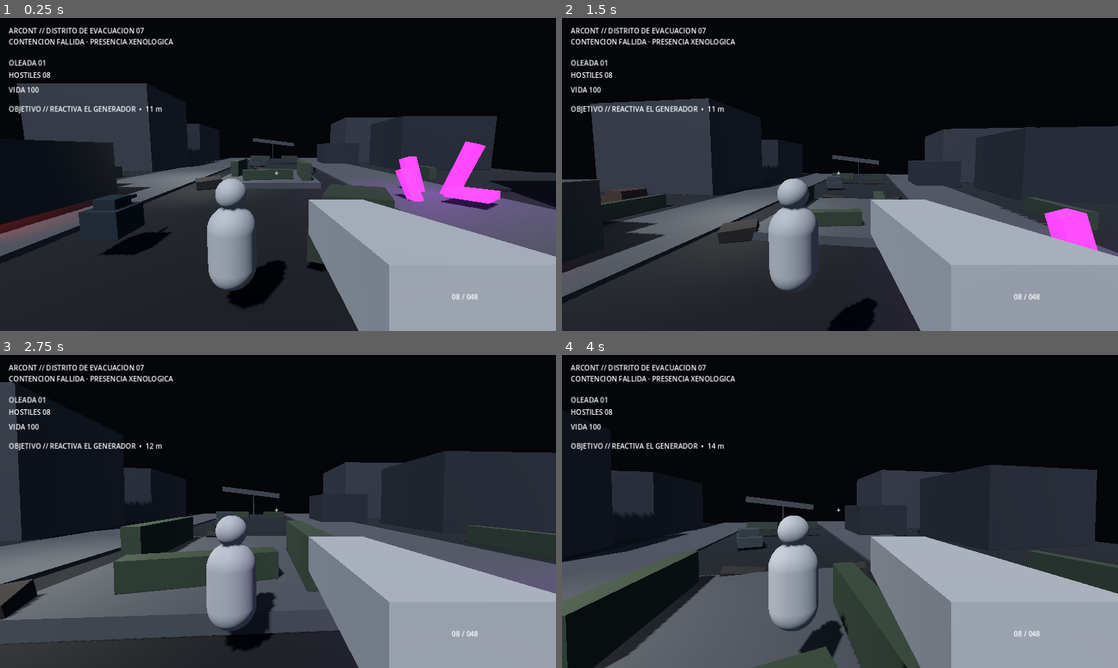
Above: before the commit, frames 1-4 (two rows, left to right).
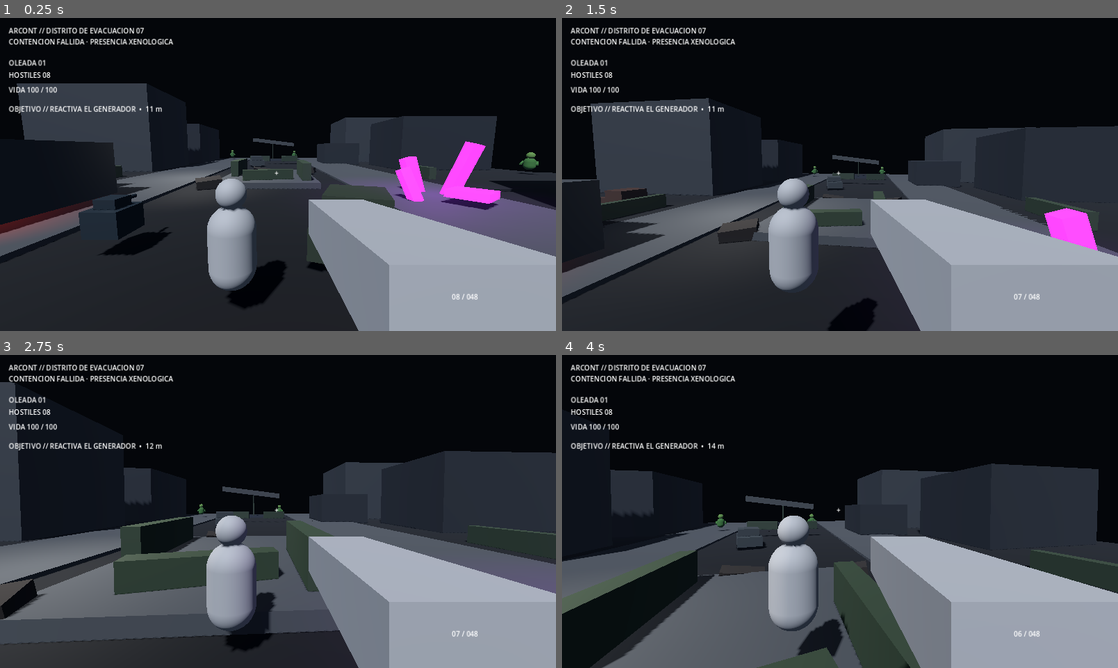
Above: after the commit, the same moments.

Repository: heliossamuelhernandezreyes/Arcont
Game: Godot game, scene res://scenes/main.tscn
Two runs of this game, one before a commit and one after it. Both use one fixed random seed, a clock stepped at 60 frames per second and the inputs below.
Inputs (mouse positions are in pixels of both pictures, inside the frame that each line leads up to):
- Up to frame 1 (0.25 s): no input
- Up to frame 2 (1.5 s): tap Enter at 0.5 s; move the mouse to (867, 174) at 0.52 s; hold Shift (sprint) 0.53-1.28 s; hold W (move_forward) from 0.53 s (still down); click (867, 174) at 0.67 s; tap Space (jump) at 0.77 s; move the mouse to (812, 174) at 1.27 s; tap C at 1.35 s
- Up to frame 3 (2.75 s): keep holding W (move_forward); tap Space (jump) at 1.52 s; move the mouse to (289, 505) at 2.02 s; tap Q at 2.1 s
- Up to frame 4 (4 s): keep holding W (move_forward); move the mouse to (834, 517) at 2.77 s; tap Shift (sprint) at 2.85 s; click (834, 517) at 2.92 s; tap Space (jump) at 3.02, 3.77 s; move the mouse to (878, 514) at 3.52 s; tap C at 3.6 s

The runs differ from the first frame. In frame 1, 0.2% of the frame differs, in the area x 7-97%, y 22-50%; in frame 2, less than 0.1%; in frame 3, less than 0.1%; in frame 4, 1.6%, in the area x 0-100%, y 22-100%.
Error before the commit: Invalid access to property or key 'ammo_changed' on a base object of type 'null instance'. (res://scripts/main.gd:35)

Commit message:
fix: route weapon reference through third-person camera

Diff:
--- a/scripts/main.gd
+++ b/scripts/main.gd
@@ -1,13 +1,11 @@
 extends Node3D
 
 const ENEMY_SCENE := preload("res://scenes/enemy.tscn")
-
 @export var first_wave_size := 8
 @export var wave_growth := 4
 @export var time_between_waves := 2.5
 @export var mobile_enemy_cap := 36
 @export var desktop_enemy_cap := 64
-
 var wave := 0
 var alive := 0
 var waiting_for_next_wave := false
@@ -15,9 +13,8 @@
 var mission_complete := false
 var enemy_pool: Array[Node] = []
 var spawn_points: Array[Node3D] = []
-
 @onready var player: Node3D = $Player
-@onready var weapon: Node = $Player/Head/Camera3D/Weapon
+@onready var weapon: Node = $Player/CameraRig/Camera3D/Weapon
 @onready var budget: Node = $PerformanceBudget
 @onready var feedback: Node = $CombatFeedback
 @onready var mission: Node = $MissionDirector
@@ -27,7 +24,6 @@
 @onready var ammo_label: Label = $HUD/Ammo
 @onready var reload_label: Label = $HUD/Reload
 @onready var info_label: Label = $HUD/Info
-
 func _ready() -> void:
 	player.add_to_group("player")
 	player.health_changed.connect(_on_player_health_changed)
@@ -37,55 +33,40 @@
 	weapon.shot_fired.connect(feedback.on_shot_fired)
 	weapon.impact_feedback.connect(feedback.on_hit_feedback)
 	budget.profile_changed.connect(_on_performance_profile_changed)
-	if mission.has_signal("mission_completed"):
-		mission.mission_completed.connect(_on_mission_completed)
+	if mission.has_signal("mission_completed"): mission.mission_completed.connect(_on_mission_completed)
 	_collect_spawn_points()
 	_on_player_health_changed(player.health, player.max_health)
 	_on_ammo_changed(weapon.ammo_in_mag, weapon.reserve_ammo, weapon.magazine_size)
 	_start_next_wave()
-
 func _collect_spawn_points() -> void:
 	spawn_points.clear()
 	for node in get_tree().get_nodes_in_group("enemy_spawn"):
-		if node is Node3D:
-			spawn_points.append(node as Node3D)
-
-func _enemy_cap() -> int:
-	return mobile_enemy_cap if OS.has_feature("mobile") else desktop_enemy_cap
-
+		if node is Node3D: spawn_points.append(node as Node3D)
+func _enemy_cap() -> int: return mobile_enemy_cap if OS.has_feature("mobile") else desktop_enemy_cap
 func _start_next_wave() -> void:
-	if waiting_for_next_wave or game_over or mission_complete:
-		return
+	if waiting_for_next_wave or game_over or mission_complete: return
 	wave += 1
 	var requested: int = first_wave_size + (wave - 1) * wave_growth
 	var count: int = mini(requested, _enemy_cap())
 	alive = count
-	for i in count:
-		_spawn_enemy(i, count)
+	for i in count: _spawn_enemy(i, count)
 	_update_hud()
-
 func spawn_reinforcements(requested_count: int) -> void:
-	if requested_count <= 0 or game_over or mission_complete:
-		return
+	if requested_count <= 0 or game_over or mission_complete: return
 	var available := maxi(_enemy_cap() - alive, 0)
 	var count := mini(requested_count, available)
-	if count <= 0:
-		return
+	if count <= 0: return
 	var start_index := alive
 	alive += count
-	for i in count:
-		_spawn_enemy(start_index + i, alive)
+	for i in count: _spawn_enemy(start_index + i, alive)
 	_update_hud()
-
 func spawn_brute() -> Node:
-	if game_over or mission_complete or alive >= _enemy_cap():
-		return null
+	if game_over or mission_complete or alive >= _enemy_cap(): return null
 	var brute := ENEMY_SCENE.instantiate()
 	brute.name = "BruteInfected"
 	brute.set("max_health", 420.0)
 	brute.set("move_speed", 3.0)
 	brute.set("contact_damage", 22.0)
-	brute.set("attack_cooldown", 1.15)
 	brute.set("head_health", 125.0)
 	brute.set("arm_health", 90.0)
 	brute.set("leg_health", 110.0)
@@ -93,84 +74,53 @@
 	brute.died.connect(_on_special_enemy_died)
 	$Enemies.add_child(brute)
 	var spawn_position := _spawn_position_for(alive + 3, maxi(alive + 1, 1))
-	if brute.has_method("activate"):
-		brute.activate(spawn_position, player, budget.ai_interval * 1.15, budget.gore_parts)
+	brute.activate(spawn_position, player, budget.ai_interval * 1.15, budget.gore_parts)
 	alive += 1
 	_update_hud()
 	return brute
-
 func _spawn_enemy(index: int, total: int) -> void:
 	var enemy: Node
 	if enemy_pool.is_empty():
 		enemy = ENEMY_SCENE.instantiate()
 		enemy.died.connect(_on_enemy_died)
 		$Enemies.add_child(enemy)
-	else:
-		enemy = enemy_pool.pop_back()
+	else: enemy = enemy_pool.pop_back()
 	var spawn_position := _spawn_position_for(index, total)
-	if enemy.has_method("activate"):
-		enemy.activate(spawn_position, player, budget.ai_interval, budget.gore_parts)
-	else:
-		enemy.position = spawn_position
-
+	if enemy.has_method("activate"): enemy.activate(spawn_position, player, budget.ai_interval, budget.gore_parts)
+	else: enemy.position = spawn_position
 func _spawn_position_for(index: int, total: int) -> Vector3:
 	if not spawn_points.is_empty():
 		var stride := maxi(1, spawn_points.size() / maxi(mini(total, spawn_points.size()), 1))
 		var point_index := (index * stride + wave) % spawn_points.size()
-		var point := spawn_points[point_index]
-		return point.global_position + Vector3(randf_range(-1.1, 1.1), 0.0, randf_range(-1.1, 1.1))
-	var safe_total := maxf(float(total), 1.0)
+		return spawn_points[point_index].global_position + Vector3(randf_range(-1.1,1.1),0,randf_range(-1.1,1.1))
+	var safe_total := maxf(float(total),1.0)
 	var angle := TAU * float(index) / safe_total
-	return Vector3(cos(angle) * 24.0, 0.2, sin(angle) * 24.0)
-
+	return Vector3(cos(angle)*24.0,0.2,sin(angle)*24.0)
 func _on_enemy_died(enemy: Node) -> void:
-	alive = maxi(alive - 1, 0)
-	if enemy.has_method("deactivate"):
-		enemy.deactivate()
-	if not enemy_pool.has(enemy):
-		enemy_pool.append(enemy)
-	_update_hud()
-	_check_wave_clear()
-
+	alive = maxi(alive-1,0)
+	if enemy.has_method("deactivate"): enemy.deactivate()
+	if not enemy_pool.has(enemy): enemy_pool.append(enemy)
+	_update_hud(); _check_wave_clear()
 func _on_special_enemy_died(enemy: Node) -> void:
-	alive = maxi(alive - 1, 0)
-	if is_instance_valid(enemy):
-		enemy.queue_free()
-	_update_hud()
-	_check_wave_clear()
-
+	alive = maxi(alive-1,0)
+	if is_instance_valid(enemy): enemy.queue_free()
+	_update_hud(); _check_wave_clear()
 func _check_wave_clear() -> void:
 	if alive == 0 and not waiting_for_next_wave and not game_over and not mission_complete:
 		waiting_for_next_wave = true
 		await get_tree().create_timer(time_between_waves).timeout
 		waiting_for_next_wave = false
 		_start_next_wave()
-
 func _on_mission_completed() -> void:
-	mission_complete = true
-	waiting_for_next_wave = false
-	wave_label.text = "EXTRACCION"
-
+	mission_complete = true; waiting_for_next_wave = false; wave_label.text = "EXTRACCION"
 func _on_performance_profile_changed(ai_interval: float, gore_parts: int) -> void:
 	for enemy in get_tree().get_nodes_in_group("enemies_active"):
-		if enemy.has_method("set_performance_profile"):
-			enemy.set_performance_profile(ai_interval, gore_parts)
-
-func _on_player_health_changed(current: float, maximum: float) -> void:
-	health_label.text = "VIDA %03d / %03d" % [roundi(current), roundi(maximum)]
-
+		if enemy.has_method("set_performance_profile"): enemy.set_performance_profile(ai_interval,gore_parts)
+func _on_player_health_changed(current: float, maximum: float) -> void: health_label.text = "VIDA %03d / %03d" % [roundi(current),roundi(maximum)]
 func _on_player_died() -> void:
-	game_over = true
-	info_label.text = "ARCONT // OPERADOR CAIDO\nDistrito de evacuación comprometido"
-	reload_label.text = ""
-
-func _on_ammo_changed(current: int, reserve: int, _magazine_size: int) -> void:
-	ammo_label.text = "%02d / %03d" % [current, reserve]
-
-func _on_reload_state_changed(active: bool) -> void:
-	reload_label.text = "RECARGANDO..." if active else ""
-
+	game_over = true; info_label.text = "ARCONT // OPERADOR CAIDO\nDistrito de evacuación comprometido"; reload_label.text = ""
+func _on_ammo_changed(current: int, reserve: int, _magazine_size: int) -> void: ammo_label.text = "%02d / %03d" % [current,reserve]
+func _on_reload_state_changed(active: bool) -> void: reload_label.text = "RECARGANDO..." if active else ""
 func _update_hud() -> void:
-	if not mission_complete:
-		wave_label.text = "OLEADA %02d" % wave
+	if not mission_complete: wave_label.text = "OLEADA %02d" % wave
 	alive_label.text = "HOSTILES %02d" % alive
